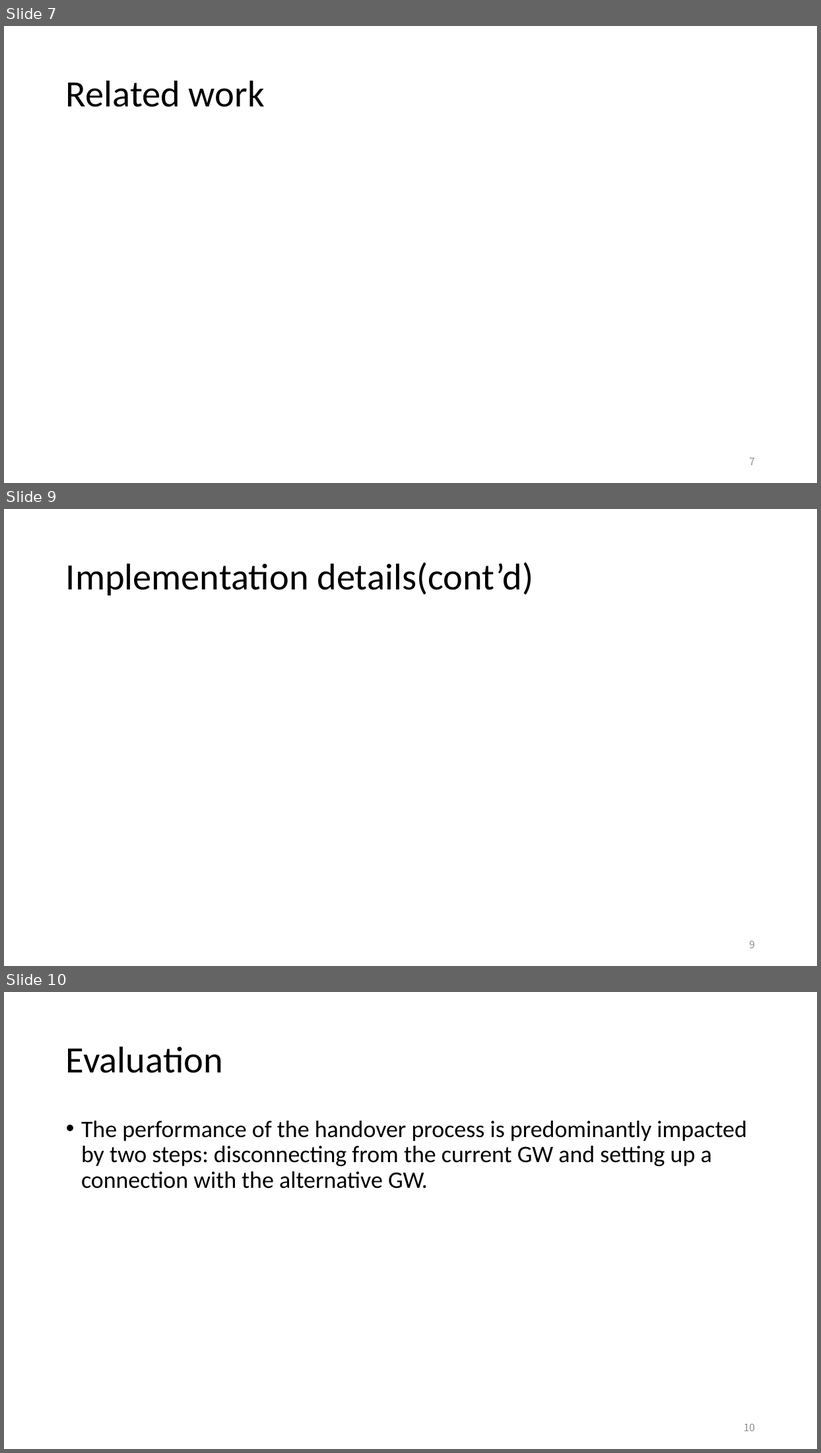
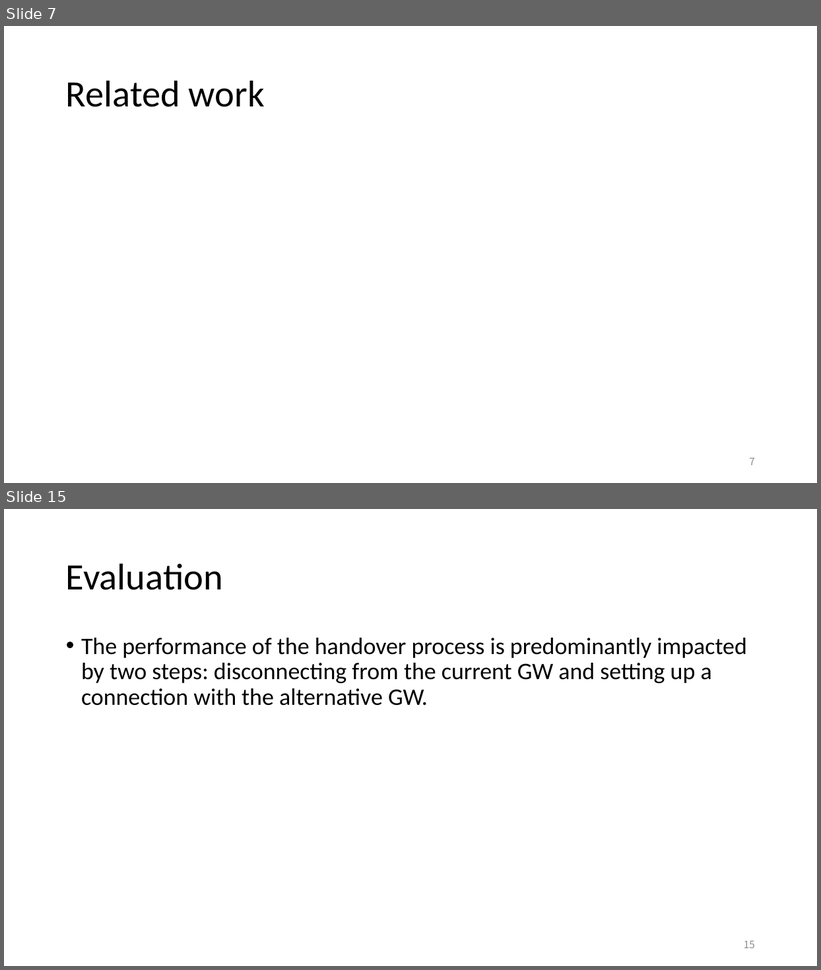
Before and after one commit to EKOISMYLOVE/NTUT_GM_PPT, a slide deck: A BLE-based multi-gateway network infrastructure with handover support for mobile BLE peripherals.pptx. Shown one above the other, each under a label of ours: slides 7, 9 and 10 before the commit, slides 7 and 15 after it; the slides between them are not shown. The pictures are 821x1453 and 821x970 pixels, drawn with LibreOffice and Linux fonts; fonts in the diff are those of the drawing. Boxes give left, top, right and bottom in pixels: in the first picture for what was removed or moved away, otherwise in the second. Text is boxed around its words. In the diff, an @@ line names an element or a change of style, - is before the commit and + after.

```diff
--- a/A BLE-based multi-gateway network infrastructure with handover support for mobile BLE peripherals.pptx
+++ b/A BLE-based multi-gateway network infrastructure with handover support for mobile BLE peripherals.pptx
@@ slide 9 removed at box(4, 509, 817, 966), background #FFFFFF @@
@@ title removed at box(66, 562, 533, 595) @@
-Implementation details(cont’d)
@@ page number removed at box(749, 941, 755, 949) @@
-9
@@ what was slide 10 is now slide 15 @@
@@ page number at box(744, 941, 755, 949): text changed @@
-10
+15
```
Also in this commit, not shown: 2 slides changed, 6 slides added.
